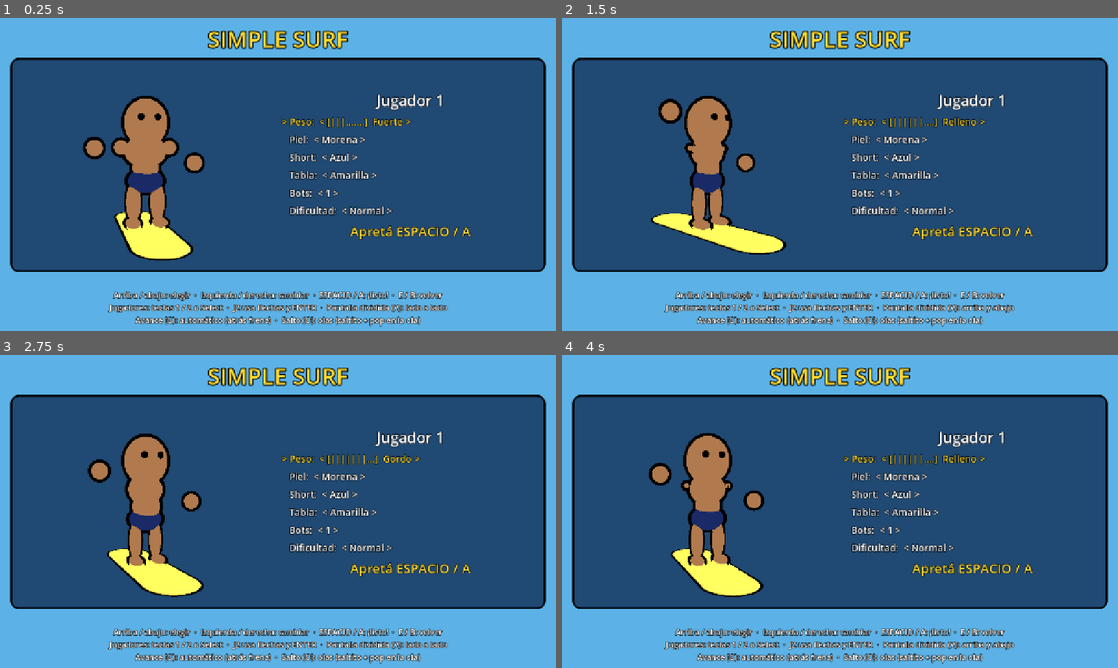
Above: before the commit, frames 1-4 (two rows, left to right).
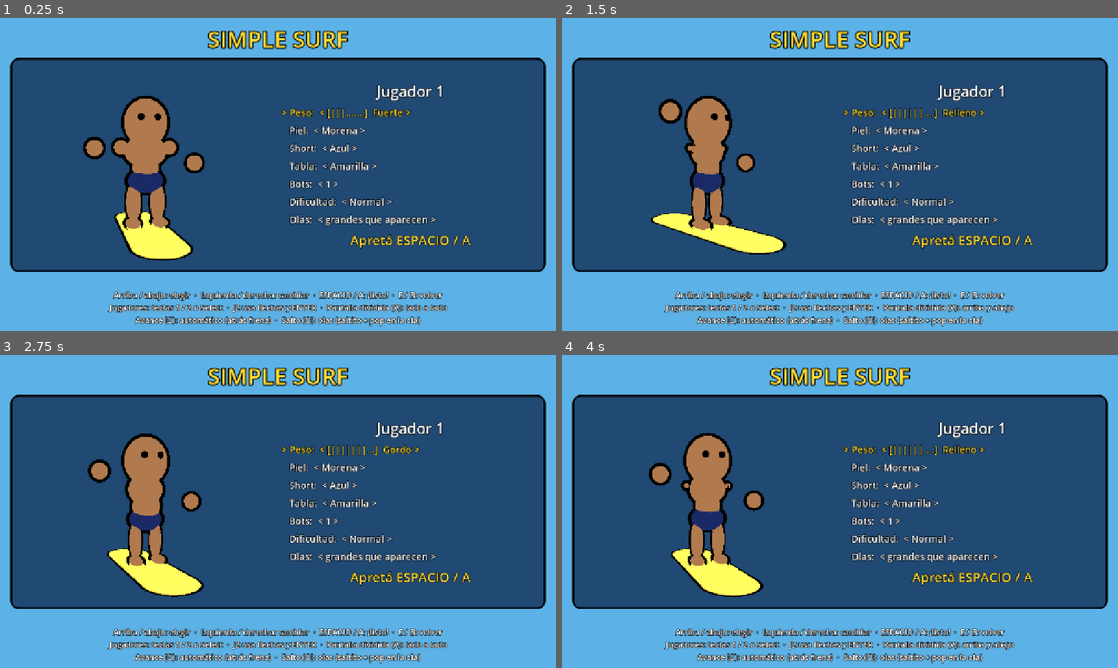
Above: after the commit, the same moments.

Repository: asimplesurfer/simplesurf
Game: Godot game, scene res://ui/menus/character_select.tscn
The game is run twice, just before and just after one commit, with the same random seed, the same clock (stepped at 60 frames per second) and the same inputs.
Inputs (mouse positions are in pixels of both pictures, inside the frame that each line leads up to):
- Up to frame 1 (0.25 s): no input
- Up to frame 2 (1.5 s): tap Enter at 0.5 s; move the mouse to (962, 158) at 0.52 s; hold D (p1_right) 0.53-1.25 s; tap V at 0.6 s; click (962, 158) at 0.67 s; drag from (728, 190) to (812, 237) at 1.27 s
- Up to frame 3 (2.75 s): move the mouse to (333, 442) at 2.02 s; hold D (p1_right) from 2.03 s (still down); tap E (p1_b) at 2.1 s; tap V at 2.3 s
- Up to frame 4 (4 s): release D (p1_right) at 2.75 s; drag from (812, 574) to (673, 464) at 2.77 s; move the mouse to (1006, 558) at 3.52 s; hold A (p1_left) from 3.53 s (still down); tap V at 3.6 s

The runs differ from the first frame. In frame 1, 5.0% of the frame differs, in the area x 50-85%, y 21-74%; in frame 2, 5.1%; in frame 3, 5.0%; in frame 4, 5.1%.

Commit message:
Modo de olas: ola constante a la izquierda (seleccionable en el menú)
Co-Authored-By: Claude Opus 5.5 <noreply@anthropic.com>
Claude-Session: https://claude.ai/code/session_0158oNfJa2g5qsqyuATh8Mjh

Diff:
--- a/ai/ai_controller.gd
+++ b/ai/ai_controller.gd
@@ -56,6 +56,9 @@
 var _pop_tried: bool = false
 ## Decisión de ir o no a cada ola grande.
 var _wave_choice: Dictionary = {}
+## Ola constante: pico al que está mirando y si decidió ir a usarlo.
+var _ring_peak_angle: float = NAN
+var _ring_peak_choice: bool = false
 var _water: Water
 var _last_lap: int = -1
 
@@ -199,6 +202,9 @@
 		var swell := _next_swell(angle, lateral)
 		if swell:
 			target = track.lateral_of(Vector3(swell.center.x, 0.0, swell.center.y))
+		var ring_target := _ring_wave_target(angle, lateral)
+		if not is_nan(ring_target):
+			target = ring_target
 
 	# Llegando a la meta: derecho al punto más cercano de la línea.
 	var to_line := _arc_ahead(angle, 0.0, lateral)
@@ -302,6 +308,23 @@
 	return best
 
 
+## Ola constante: si decidió usar el próximo pico que viene de frente,
+## el desvío lateral de la cresta; si no, NAN.
+func _ring_wave_target(angle: float, lateral: float) -> float:
+	if _water == null or _water.ring_wave == null:
+		return NAN
+	var rw := _water.ring_wave
+	var peak := rw.next_peak_angle(angle)
+	# Pico nuevo (el anterior ya pasó): decidir si va a buscarlo.
+	if is_nan(_ring_peak_angle) or absf(wrapf(peak - _ring_peak_angle, -PI, PI)) > PI / rw.lobes:
+		_ring_peak_choice = _rng.randf() < difficulty.wave_seek
+	_ring_peak_angle = peak
+	var d := _arc_ahead(angle, peak, lateral)
+	if _ring_peak_choice and d > 4.0 and d < 45.0:
+		return rw.radius - course.track.radius - 0.5
+	return NAN
+
+
 func _clear_ahead(angle: float, lateral: float, distance: float) -> bool:
 	for rock in course.rocks:
 		var ahead := _arc_ahead(angle, course.track.angle_of(rock.position), lateral)
--- a/core/settings/game_settings.gd
+++ b/core/settings/game_settings.gd
@@ -6,6 +6,10 @@
 ## WAVES: la altura la dan las olas (A en el agua: saltito; A en la ola: "pop").
 ## FREE: A salta alto en cualquier lado (como antes).
 enum JumpStyle { WAVES, FREE }
+## SURGES: olas grandes que aparecen solas (casi siempre vienen de frente).
+## CONSTANT_LEFT: una ola constante a la izquierda (lado de afuera de la pista).
+enum WaveMode { SURGES, CONSTANT_LEFT }
+const WAVE_MODE_NAMES := ["grandes que aparecen", "constante a la izquierda"]
 
 const PATH := "user://settings.cfg"
 const JUMP_MODE_NAMES := ["mantener para cargar", "tocar para saltar"]
@@ -16,6 +20,7 @@
 ## para probarlo más adelante; no se carga de la configuración guardada).
 static var jump_mode: JumpMode = JumpMode.TAP
 static var jump_style: JumpStyle = JumpStyle.WAVES
+static var wave_mode: WaveMode = WaveMode.SURGES
 ## Cuántas personas juegan (pantalla dividida). Se cambia con las teclas 1 / 2.
 static var player_count: int = 1
 ## Avance: true = avanza solo (stick atrás frena); false = stick adelante para avanzar.
@@ -42,6 +47,7 @@
 		split_vertical = bool(cfg.get_value("gameplay", "split_vertical", true))
 		auto_forward = bool(cfg.get_value("gameplay", "auto_forward", true))
 		jump_style = int(cfg.get_value("gameplay", "jump_style", JumpStyle.WAVES)) as JumpStyle
+		wave_mode = clampi(int(cfg.get_value("gameplay", "wave_mode", WaveMode.SURGES)), 0, 1) as WaveMode
 		bot_count = clampi(int(cfg.get_value("gameplay", "bot_count", 1)), 0, 3)
 		bot_level = clampi(int(cfg.get_value("gameplay", "bot_level", 1)), 0, 2)
 		for i in 2:
@@ -61,6 +67,7 @@
 	cfg.set_value("gameplay", "split_vertical", split_vertical)
 	cfg.set_value("gameplay", "auto_forward", auto_forward)
 	cfg.set_value("gameplay", "jump_style", jump_style)
+	cfg.set_value("gameplay", "wave_mode", wave_mode)
 	cfg.set_value("gameplay", "bot_count", bot_count)
 	cfg.set_value("gameplay", "bot_level", bot_level)
 	for i in characters:
@@ -100,3 +107,12 @@
 
 static func jump_style_name() -> String:
 	return "olas (saltito + pop en la ola)" if jump_style == JumpStyle.WAVES else "libre"
+
+
+static func toggle_wave_mode() -> void:
+	wave_mode = WaveMode.CONSTANT_LEFT if wave_mode == WaveMode.SURGES else WaveMode.SURGES
+	save_settings()
+
+
+static func wave_mode_name() -> String:
+	return WAVE_MODE_NAMES[wave_mode]
--- a/tests/run_tests.gd
+++ b/tests/run_tests.gd
@@ -40,6 +40,10 @@
 		GameSettings.jump_style == GameSettings.JumpStyle.WAVES,
 		"por defecto el salto es de olas (saltito + pop)"
 	)
+	_check(
+		GameSettings.wave_mode == GameSettings.WaveMode.SURGES,
+		"por defecto las olas son grandes que aparecen solas"
+	)
 	# Los tests de salto libre van primero; el modo olas se prueba aparte.
 	GameSettings.jump_style = GameSettings.JumpStyle.FREE
 	_test_avatar()
@@ -79,6 +83,7 @@
 	await _test_drift()
 	await _test_swells()
 	await _test_wave_jump()
+	await _test_constant_wave()
 	await _test_course()
 	await _test_turbo_and_wrong_way()
 	await _test_laps()
@@ -187,6 +192,14 @@
 	var head := avatar.get_node("head") as MeshInstance3D
 	var mat := head.material_override as StandardMaterial3D
 	_check(mat.albedo_color == data.skin_color(), "el personaje del menú muestra la piel elegida")
+	# Fila "Olas" (la última del jugador 1): cambia el modo de olas.
+	for i in 5:
+		await _press(&"p1_down")
+	var mode_before := GameSettings.wave_mode
+	await _press(&"p1_right")
+	_check(GameSettings.wave_mode != mode_before, "en el menú, la fila Olas cambia el modo de olas")
+	await _press(&"p1_right")
+	_check(GameSettings.wave_mode == mode_before, "y vuelve al anterior")
 	_check(not started[0], "todavía no empieza")
 	await _press(&"p1_a")
 	_check(started[0], "ESPACIO / A: listo y empieza la carrera")
@@ -233,6 +246,98 @@
 		"A al subir la ola (pop) lanza mucho más alto (%.1f m contra %.1f m)" % [popped, plain]
 	)
 	_water.clear_swells()
+	GameSettings.jump_style = GameSettings.JumpStyle.FREE
+
+
+func _test_constant_wave() -> void:
+	print("Ola constante a la izquierda:")
+	# La fórmula de las derivadas coincide con la altura (diferencias finitas).
+	var rw := RingWave.new()
+	rw.settle()
+	rw.phase = 0.7
+	var grad_ok := true
+	for p in [Vector2(94.0, 3.0), Vector2(-60.0, 70.0), Vector2(20.0, -97.0), Vector2(5.0, 91.5)]:
+		var e := 0.01
+		var num := Vector2(
+			(rw.height_at(p + Vector2(e, 0.0)) - rw.height_at(p - Vector2(e, 0.0))) / (2.0 * e),
+			(rw.height_at(p + Vector2(0.0, e)) - rw.height_at(p - Vector2(0.0, e))) / (2.0 * e)
+		)
+		if num.distance_to(rw.gradient_at(p)) > 0.01:
+			grad_ok = false
+			print("    gradiente %s: %s contra %s" % [p, num, rw.gradient_at(p)])
+	_check(grad_ok, "la pendiente de la ola constante coincide con su altura")
+
+	_waves.set_mode(GameSettings.WaveMode.CONSTANT_LEFT)
+	_check(_water.ring_wave != null, "modo constante: hay una ola constante")
+	_water.ring_wave.settle()
+	var track := _course.track
+	var angle := 2.0
+	var pos := track.position_at(angle)
+	_teleport(pos)
+	_rider.heading = track.heading_at(angle)
+	var left := -_rider.right()
+	var lat := _water.ring_wave.radius - track.radius
+	var on_left := _water.swell_height_at(pos.x + left.x * lat, pos.z + left.z * lat)
+	var on_right := _water.swell_height_at(pos.x - left.x * lat, pos.z - left.z * lat)
+	var at_center := _water.swell_height_at(pos.x, pos.z)
+	_check(
+		on_left > 1.5 and on_right < 0.05 and at_center < 0.5,
+		"la ola está a la izquierda del que corre (izq %.2f m, centro %.2f m, der %.2f m)"
+		% [on_left, at_center, on_right]
+	)
+	var inside := lat > 0.0 and lat < track.half_width
+	_check(inside, "la cresta está dentro de la pista, del lado de afuera (%.1f m)" % lat)
+
+	_waves.enabled = true
+	await _wait(3.0)
+	_check(_water.swells.is_empty(), "en modo constante no aparecen otras olas grandes")
+	_waves.enabled = false
+
+	# Los picos vienen de frente: andar por la cresta lo lanza al aire.
+	GameSettings.jump_style = GameSettings.JumpStyle.WAVES
+	var start_angle := 2.5
+	_teleport(track.position_at(start_angle, lat - 0.5))
+	if _rider.is_fallen():
+		await _mash_until_standing(8.0, 4.0)
+	_set_action(&"p1_up", true)
+	var launched := false
+	var prompt := false
+	var max_height := 0.0
+	for i in int(10.0 * FPS):
+		# Sigue la curva de la cresta.
+		if _rider.grounded:
+			_rider.heading = track.heading_at(track.angle_of(_rider.position))
+		if _rider.pop_ready():
+			prompt = true
+		if _state() == &"airborne":
+			launched = true
+			max_height = maxf(max_height, _rider.global_position.y - _water_height_here())
+		elif launched:
+			break
+		await process_frame
+	_set_action(&"p1_up", false)
+	_check(launched, "andando por la ola constante, un pico lo lanza al aire")
+	_check(prompt, "en la ola constante también aparece el botón del pop")
+	_check(max_height > 0.5, "salta alto (%.1f m)" % max_height)
+	await _wait_until_state(&"riding", 3.0)
+	await _wait(0.5)
+
+	# El bot va a la cresta a buscar los picos.
+	var ai := AIController.new()
+	ai.course = _course
+	ai._water = _water
+	ai.difficulty = AIDifficulty.preset(2)
+	ai.difficulty.wave_seek = 1.0
+	var bot_targets := 0
+	for i in 40:
+		var t := ai._ring_wave_target(i * 0.15, 0.0)
+		if not is_nan(t) and absf(t - lat) < 1.5:
+			bot_targets += 1
+	_check(bot_targets > 5, "el bot va a la cresta a usar los picos (%d de 40)" % bot_targets)
+	ai.free()
+
+	_waves.set_mode(GameSettings.WaveMode.SURGES)
+	_check(_water.ring_wave == null, "modo olas grandes: sin ola constante")
 	GameSettings.jump_style = GameSettings.JumpStyle.FREE
 
 
--- a/ui/hud/hud.gd
+++ b/ui/hud/hud.gd
@@ -234,6 +234,7 @@
 		+ "Derrapar: SHIFT o botón izquierdo / RB   ·   Turbo: E o botón derecho\n"
 		+ "Levantarse: spamear ESPACIO o botón de abajo   ·   Caerse (prueba): F\n"
 		+ "J2: flechas, ENTER salta, . derrapa, - turbo   ·   Esc: menú\n"
+		+ "Olas: %s (se cambia en el menú)\n" % GameSettings.wave_mode_name()
 		+ "Mando: %s (M cambia)   ·   H: ocultar ayuda\n" % layout
 		+ "Si no responde, haz clic en el juego"
 	)
--- a/ui/menus/character_select.gd
+++ b/ui/menus/character_select.gd
@@ -11,7 +11,7 @@
 
 const RACE_SCENE := "res://main.tscn"
 const ROWS_PLAYER := ["Peso", "Piel", "Short", "Tabla"]
-const ROWS_GLOBAL := ["Bots", "Dificultad"]
+const ROWS_GLOBAL := ["Bots", "Dificultad", "Olas"]
 const WEIGHT_STEP := 0.05
 const REPEAT_DELAY := 0.35
 const REPEAT_RATE := 0.1
@@ -246,6 +246,8 @@
 			GameSettings.bot_count = clampi(GameSettings.bot_count + step, 0, 3)
 		"Dificultad":
 			GameSettings.bot_level = clampi(GameSettings.bot_level + step, 0, 2)
+		"Olas":
+			GameSettings.toggle_wave_mode()
 	var avatar: Avatar = p.avatar
 	avatar.rebuild()
 
@@ -334,6 +336,8 @@
 				value = str(GameSettings.bot_count)
 			"Dificultad":
 				value = AIDifficulty.NAMES[GameSettings.bot_level]
+			"Olas":
+				value = GameSettings.wave_mode_name()
 		var selected: bool = i == p.row and not p.ready
 		labels[i].text = ("> " if selected else "   ") + "%s:  < %s >" % [row, value]
 		labels[i].add_theme_color_override("font_color", YELLOW if selected else Color.WHITE)
--- /dev/null
+++ b/world/water/ring_wave.gd
@@ -0,0 +1,104 @@
+class_name RingWave
+extends RefCounted
+## Modo "ola constante a la izquierda": una loma que da toda la vuelta a la
+## isla por el lado de afuera de la pista (a la izquierda de quien corre).
+## No desaparece nunca. Por la cresta avanzan picos más altos en contra del
+## sentido de la carrera: vienen de frente y sirven de rampa.
+## La misma fórmula está en water.gdshader (add_ring).
+##
+## altura = amplitud * (base + (1 - base) * pico(ángulo)) * exp(-(d/ancho)²)
+## d = distancia (radial) a la línea de la cresta.
+## pico = ((1 + cos(lóbulos * ángulo + fase)) / 2) ^ SHARPNESS
+
+## Qué tan angostos son los picos (fijo, igual que en el shader).
+const SHARPNESS := 6.0
+
+var center: Vector2 = Vector2.ZERO
+## Radio de la línea de la cresta (m).
+var radius: float = 94.0
+## Ancho de la loma (m). Más chico = más empinada.
+var width: float = 5.0
+## Altura de los picos (m).
+var max_amplitude: float = 4.5
+## Altura de la cresta entre picos, como fracción de la de los picos.
+var base: float = 0.4
+## Cantidad de picos en la vuelta.
+var lobes: float = 10.0
+## Velocidad de los picos sobre la cresta (m/s), en contra de la carrera.
+var peak_speed: float = 6.0
+## Tiempo en que la ola crece al empezar (s).
+var grow_time: float = 2.0
+
+var age: float = 0.0
+var amplitude: float = 0.0
+var phase: float = 0.0
+
+
+## Ola lista (ya crecida); para las pruebas.
+func settle() -> void:
+	age = grow_time
+	amplitude = max_amplitude
+
+
+func update(delta: float) -> void:
+	age += delta
+	amplitude = max_amplitude * smoothstep(0.0, 1.0, minf(age / maxf(grow_time, 0.001), 1.0))
+	# Fase creciente => los picos se mueven hacia ángulos menores (de frente).
+	phase = wrapf(phase + peak_speed * lobes / radius * delta, 0.0, TAU)
+
+
+func _peak(angle: float) -> float:
+	return pow(0.5 + 0.5 * cos(lobes * angle + phase), SHARPNESS)
+
+
+func _peak_derivative(angle: float) -> float:
+	var c := 0.5 + 0.5 * cos(lobes * angle + phase)
+	return SHARPNESS * pow(c, SHARPNESS - 1.0) * (-0.5 * sin(lobes * angle + phase)) * lobes
+
+
+func height_at(p: Vector2) -> float:
+	if amplitude <= 0.0:
+		return 0.0
+	var rel := p - center
+	var r := rel.length()
+	var d := r - radius
+	if absf(d) > width * 4.0:
+		return 0.0
+	var a := atan2(rel.y, rel.x)
+	return amplitude * (base + (1.0 - base) * _peak(a)) * exp(-(d * d) / (width * width))
+
+
+## Derivadas de la altura en el mundo: (dh/dx, dh/dz).
+func gradient_at(p: Vector2) -> Vector2:
+	if amplitude <= 0.0:
+		return Vector2.ZERO
+	var rel := p - center
+	var r := rel.length()
+	var d := r - radius
+	if absf(d) > width * 4.0 or r < 0.001:
+		return Vector2.ZERO
+	var a := atan2(rel.y, rel.x)
+	var g := exp(-(d * d) / (width * width))
+	var m := base + (1.0 - base) * _peak(a)
+	var dh_dr := amplitude * m * (-2.0 * d / (width * width)) * g
+	var dh_da := amplitude * (1.0 - base) * _peak_derivative(a) * g
+	var radial := rel / r
+	var tangential := Vector2(-radial.y, radial.x)
+	return radial * dh_dr + tangential * (dh_da / r)
+
+
+## Ángulo (alrededor del centro) del pico más cercano por delante de `angle`
+## en el sentido de la carrera (ángulo creciente).
+func next_peak_angle(angle: float) -> float:
+	# Picos donde lobes * a + phase = 2πk.
+	var k := ceil((lobes * angle + phase) / TAU)
+	return (TAU * k - phase) / lobes
+
+
+## Parámetros empaquetados para el shader.
+func shader_a() -> Vector4:
+	return Vector4(center.x, center.y, radius, width)
+
+
+func shader_b() -> Vector4:
+	return Vector4(amplitude, base, lobes, phase)
--- a/world/water/water.gd
+++ b/world/water/water.gd
@@ -22,6 +22,8 @@
 ## Tiempo de las olas; se comparte con el shader.
 var time: float = 0.0
 var swells: Array[Swell] = []
+## Modo "ola constante a la izquierda" (null = sin ola constante).
+var ring_wave: RingWave = null
 ## Isla: las olas grandes se apagan cerca de la orilla. (x, z, radio); radio 0 = sin isla.
 var island := Vector3.ZERO
 
@@ -89,6 +91,8 @@
 		swells[i].update(delta)
 		if swells[i].is_dead():
 			swells.remove_at(i)
+	if ring_wave:
+		ring_wave.update(delta)
 	_push_swells()
 
 	for f in _followers:
@@ -117,13 +121,14 @@
 	_push_swells()
 
 
+## Pone (o saca, con null) la ola constante.
+func set_ring_wave(rw: RingWave) -> void:
+	ring_wave = rw
+	_push_swells()
+
+
 func height_at(x: float, z: float) -> float:
-	var h := waves.height_at(x, z, time)
-	var p := Vector2(x, z)
-	var swell_h := 0.0
-	for s in swells:
-		swell_h += s.height_at(p)
-	return h + swell_h * _island_fade(p)
+	return waves.height_at(x, z, time) + swell_height_at(x, z)
 
 
 ## Altura que aportan solo las olas grandes (para saber si está sobre una).
@@ -132,6 +137,8 @@
 	var h := 0.0
 	for s in swells:
 		h += s.height_at(p)
+	if ring_wave:
+		h += ring_wave.height_at(p)
 	return h * _island_fade(p)
 
 
@@ -141,6 +148,8 @@
 	var swell_g := Vector2.ZERO
 	for s in swells:
 		swell_g += s.gradient_at(p)
+	if ring_wave:
+		swell_g += ring_wave.gradient_at(p)
 	g += swell_g * _island_fade(p)
 	return Vector3(-g.x, 1.0, -g.y).normalized()
 
@@ -173,3 +182,10 @@
 			b = swells[i].shader_b()
 		_material.set_shader_parameter("swell_a%d" % i, a)
 		_material.set_shader_parameter("swell_b%d" % i, b)
+	var ra := Vector4(0.0, 0.0, 1.0, 1.0)
+	var rb := Vector4.ZERO
+	if ring_wave:
+		ra = ring_wave.shader_a()
+		rb = ring_wave.shader_b()
+	_material.set_shader_parameter("ring_a", ra)
+	_material.set_shader_parameter("ring_b", rb)
--- a/world/water/water.gdshader
+++ b/world/water/water.gdshader
@@ -19,6 +19,9 @@
 uniform vec4 swell_a5; uniform vec4 swell_b5;
 uniform vec4 swell_a6; uniform vec4 swell_b6;
 uniform vec4 swell_a7; uniform vec4 swell_b7;
+// Ola constante (ver ring_wave.gd). a = (centro.x, centro.z, radio, ancho); b = (amplitud, base, lóbulos, fase)
+uniform vec4 ring_a = vec4(0.0, 0.0, 1.0, 1.0);
+uniform vec4 ring_b = vec4(0.0);
 // Isla (x, z, radio): las olas grandes se apagan cerca de la orilla. Radio 0 = sin isla.
 uniform vec3 island = vec3(0.0);
 // Pista (centro x, centro z, radio de adentro, radio de afuera). 0 = sin pista.
@@ -74,6 +77,36 @@
 	g += dir * dh_du + perp * dh_dw;
 }
 
+void add_ring(vec2 p, inout float h, inout vec2 g, inout float crest) {
+	float amp = ring_b.x;
+	if (amp <= 0.0) {
+		return;
+	}
+	vec2 rel = p - ring_a.xy;
+	float r = length(rel);
+	float width = ring_a.w;
+	float d = r - ring_a.z;
+	if (abs(d) > width * 4.0 || r < 0.001) {
+		return;
+	}
+	float base = ring_b.y;
+	float lobes = ring_b.z;
+	float x = lobes * atan(rel.y, rel.x) + ring_b.w;
+	float c = 0.5 + 0.5 * cos(x);
+	float c5 = c * c * c * c * c;
+	float peak = c5 * c;            // SHARPNESS = 6 (igual que ring_wave.gd)
+	float dpeak = 6.0 * c5 * (-0.5 * sin(x)) * lobes;
+	float gauss = exp(-(d * d) / (width * width));
+	float m = base + (1.0 - base) * peak;
+	h += amp * m * gauss;
+	crest = max(crest, gauss * m * smoothstep(0.3, 1.2, amp));
+	vec2 radial = rel / r;
+	vec2 tangential = vec2(-radial.y, radial.x);
+	float dh_dr = amp * m * (-2.0 * d / (width * width)) * gauss;
+	float dh_da = amp * (1.0 - base) * dpeak * gauss;
+	g += radial * dh_dr + tangential * (dh_da / r);
+}
+
 float island_fade(vec2 p) {
 	if (island.z <= 0.0) {
 		return 1.0;
@@ -102,6 +135,7 @@
 	add_swell(swell_a5, swell_b5, world.xz, sh, sg, crest);
 	add_swell(swell_a6, swell_b6, world.xz, sh, sg, crest);
 	add_swell(swell_a7, swell_b7, world.xz, sh, sg, crest);
+	add_ring(world.xz, sh, sg, crest);
 	float fade = island_fade(world.xz);
 	h += sh * fade;
 	g += sg * fade;
--- a/world/wave_manager.gd
+++ b/world/wave_manager.gd
@@ -1,7 +1,10 @@
 class_name WaveManager
 extends Node
-## Hace aparecer olas grandes al azar alrededor del jugador (modo "oleadas").
-## Nunca aparecen encima del jugador: nacen lejos de él y crecen de a poco.
+## Maneja las olas grandes según el modo (GameSettings.WaveMode):
+## - SURGES: hace aparecer olas grandes al azar alrededor del jugador. Nunca
+##   aparecen encima del jugador: nacen lejos de él y crecen de a poco.
+## - CONSTANT_LEFT: una ola constante a la izquierda (lado de afuera de la
+##   pista), con picos que vienen de frente. No aparecen otras olas grandes.
 
 @export var enabled: bool = true
 ## 0 = distinto cada partida.
@@ -21,6 +24,11 @@
 ## Distancia por la pista a la que nacen las olas que vienen de frente (m).
 @export var incoming_distance_min: float = 40.0
 @export var incoming_distance_max: float = 75.0
+## Ola constante: a cuántos metros del centro de la pista va la cresta
+## (+ = hacia afuera, que es la izquierda de quien corre).
+@export var constant_lateral: float = 12.0
+
+var mode: GameSettings.WaveMode = GameSettings.WaveMode.SURGES
 
 var _rng := RandomNumberGenerator.new()
 var _timer: float = 1.0
@@ -33,10 +41,34 @@
 	else:
 		_rng.randomize()
 	_water = get_tree().get_first_node_in_group("water") as Water
+	GameSettings.load_settings()
+	set_mode(GameSettings.wave_mode)
+
+
+## Cambia el modo de olas (saca las olas del modo anterior).
+func set_mode(new_mode: GameSettings.WaveMode) -> void:
+	mode = new_mode
+	if _water == null:
+		return
+	_water.clear_swells()
+	if mode == GameSettings.WaveMode.CONSTANT_LEFT:
+		_water.set_ring_wave(make_ring_wave())
+	else:
+		_water.set_ring_wave(null)
+
+
+## La ola constante, alrededor de la isla por el lado de afuera de la pista.
+func make_ring_wave() -> RingWave:
+	var rw := RingWave.new()
+	var course := get_tree().get_first_node_in_group("course") as Course
+	if course:
+		rw.center = course.track.center
+		rw.radius = course.track.radius + constant_lateral
+	return rw
 
 
 func _process(delta: float) -> void:
-	if not enabled or _water == null:
+	if not enabled or _water == null or mode != GameSettings.WaveMode.SURGES:
 		return
 	_timer -= delta
 	if _timer > 0.0:
Not shown, changed: COMO_PROBAR.md
